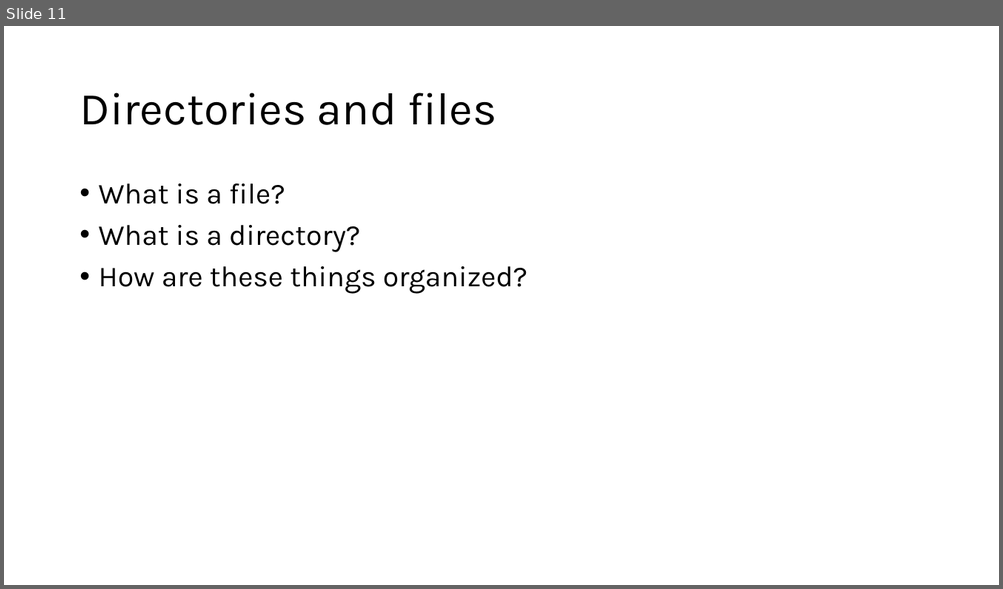
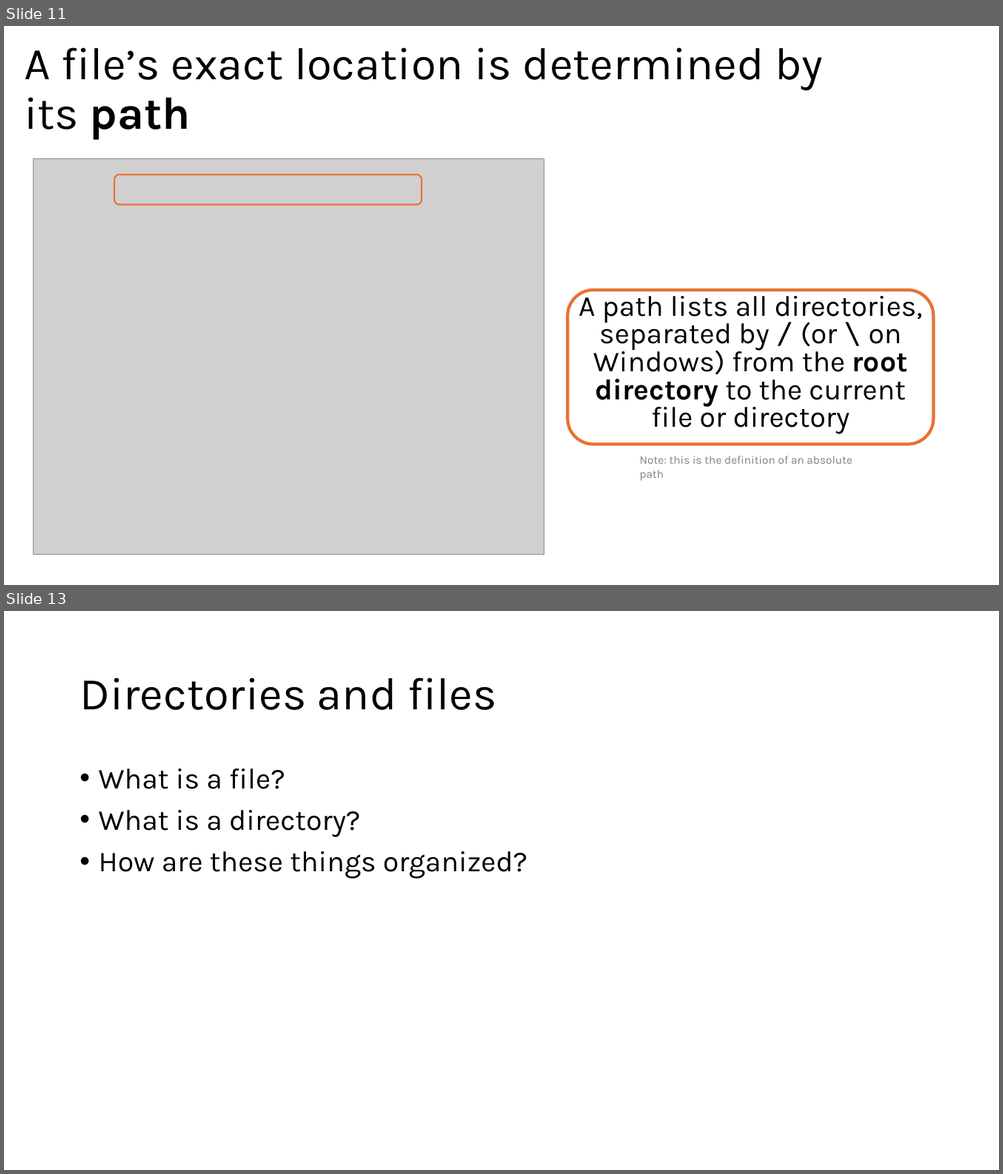
Before and after one commit to harvardinformatics/short-trainings, a slide deck: cmd-line-101/filesystems.pptx. Shown one above the other, each under a label of ours: slide 11 before the commit, slides 11 and 13 after it; the slides between them are not shown. The pictures are 1003x589 and 1003x1174 pixels, drawn with LibreOffice and Linux fonts; fonts in the diff are those of the drawing; grey boxes stand for pictures. Boxes give left, top, right and bottom in pixels: in the first picture for what was removed or moved away, otherwise in the second. Text is boxed around its words. In the diff, an @@ line names an element or a change of style, - is before the commit and + after.

```diff
--- a/cmd-line-101/filesystems.pptx
+++ b/cmd-line-101/filesystems.pptx
@@ slide 11 added at bbox=[4, 26, 999, 585], background #FFFFFF @@
@@ title added at bbox=[24, 47, 822, 140], 44 pt, text #000000 @@
+A file’s exact location is determined by its path
@@ picture added at bbox=[33, 158, 544, 555] @@
@@ rounded rectangle added at bbox=[114, 175, 422, 204], outline #E97132 1.5 pt @@
@@ rounded rectangle added at bbox=[567, 290, 933, 445], outline #E97132 3 pt @@
@@ text added at bbox=[578, 290, 922, 434], 28 pt, text #000000 @@
+A path lists all directories, separated by / (or \ on Windows) from the root directory to the current file or directory
@@ text added at bbox=[640, 456, 852, 481], 11 pt, text #808080 @@
+Note: this is the definition of an absolute path
@@ what was slide 11 is now slide 13 @@
```
Also in this commit, not shown: 2 other slides added, 1 slide removed, 1 other file.
